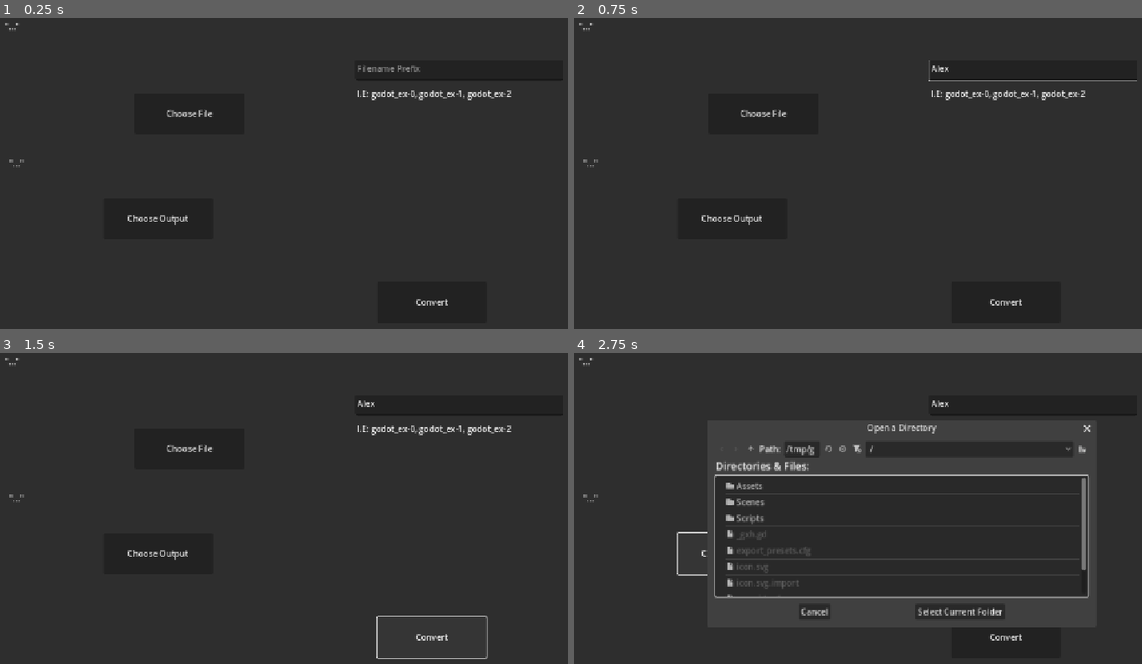
Above: before the commit, frames 1-4 (two rows, left to right).
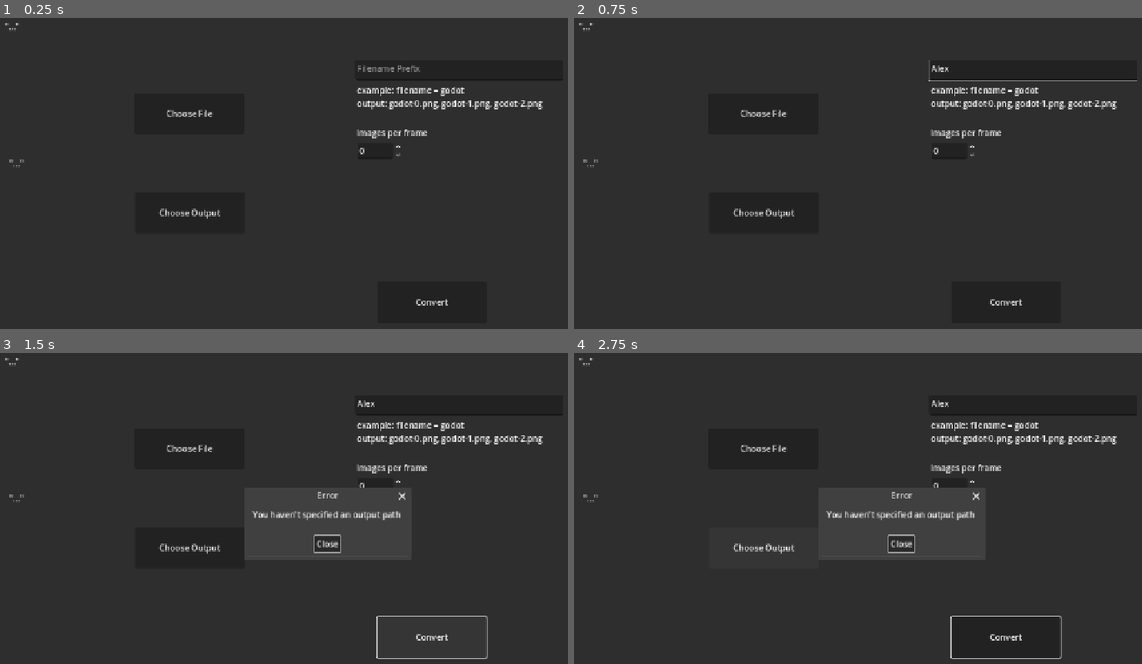
Above: after the commit, the same moments.

Repository: Gh0ko/frame2osu
Game: Godot game, scene res://Scenes/MainUI.tscn
Same seed, same stepped clock (60 frames per second), same inputs: the game is played once before the commit and once after it.
Inputs (mouse positions are in pixels of both pictures, inside the frame that each line leads up to):
- Up to frame 1 (0.25 s): no input
- Up to frame 2 (0.75 s): click (1034, 70) at 0.52 s; type "Alex" at 0.6 s
- Up to frame 3 (1.5 s): click "Convert" at 1.25 s
- Up to frame 4 (2.75 s): click "Choose Output" at 2 s

The runs differ from the first frame. In frame 1, 1.5% of the frame differs, in the area x 22-96%, y 22-67%; in frame 2, 1.5%; in frame 3, 2.3%; in frame 4, 7.5%, in the area x 18-96%, y 22-99%.

Commit message:
Full FFMPEG conversion

Diff:
--- a/Scenes/MainUI.tscn
+++ b/Scenes/MainUI.tscn
@@ -12,13 +12,31 @@
 grow_vertical = 2
 script = ExtResource("1_xh0hd")
 
+[node name="Framerate" type="Label" parent="."]
+layout_mode = 0
+offset_left = 694.0
+offset_top = 228.0
+offset_right = 775.0
+offset_bottom = 251.0
+text = "Images per frame"
+
+[node name="Frameratebox" type="SpinBox" parent="."]
+layout_mode = 0
+offset_left = 696.0
+offset_top = 259.0
+offset_right = 782.563
+offset_bottom = 290.0
+max_value = 1000.0
+rounded = true
+
 [node name="Label" type="Label" parent="."]
 layout_mode = 0
 offset_left = 695.0
-offset_top = 153.0
-offset_right = 916.0
-offset_bottom = 176.0
-text = "I.E: godot_ex-0, godot_ex-1, godot_ex-2"
+offset_top = 146.0
+offset_right = 1051.0
+offset_bottom = 195.0
+text = "example: filename = godot
+output: godot-0.png, godot-1.png, godot-2.png"
 
 [node name="Filename" type="TextEdit" parent="."]
 layout_mode = 0
@@ -48,10 +66,10 @@
 
 [node name="OutputButton" type="Button" parent="."]
 layout_mode = 0
-offset_left = 209.0
-offset_top = 365.0
-offset_right = 419.0
-offset_bottom = 444.0
+offset_left = 270.0
+offset_top = 354.0
+offset_right = 480.0
+offset_bottom = 433.0
 text = "Choose Output"
 
 [node name="OutputDialogue" type="FileDialog" parent="OutputButton"]
@@ -103,13 +121,11 @@
 
 [node name="AcceptDialog" type="AcceptDialog" parent="."]
 
-[node name="Sprite2D" type="Sprite2D" parent="."]
-position = Vector2(457, 174)
-
+[connection signal="value_changed" from="Frameratebox" to="." method="_on_frameratebox_value_changed"]
 [connection signal="text_changed" from="Filename" to="." method="_on_filename_text_changed"]
 [connection signal="pressed" from="OutputButton" to="." method="_on_output_button_pressed"]
 [connection signal="dir_selected" from="OutputButton/OutputDialogue" to="." method="_on_output_dialogue_dir_selected"]
 [connection signal="pressed" from="FileButton" to="." method="_on_button_pressed"]
 [connection signal="file_selected" from="FileButton/FileDialog" to="." method="_on_file_dialog_file_selected"]
-[connection signal="pressed" from="ConvertButton" to="." method="_on_button_2_pressed"]
+[connection signal="pressed" from="ConvertButton" to="." method="_on_convert_button_pressed"]
 [connection signal="finished" from="VideoStreamPlayer" to="." method="_on_video_stream_player_finished"]
--- a/Scripts/Crop.gd
+++ b/Scripts/Crop.gd
@@ -9,7 +9,7 @@
 var filename : String
 var inputfile : String
 var outputfile : String
-var frames : Array = []
+var framerate : String
 
 func _ready():
 	Dialog.access = FileDialog.ACCESS_FILESYSTEM
@@ -24,36 +24,26 @@
 				get_viewport().set_input_as_handled()
 
 
-func _process(delta: float) -> void:
-	if streamplayer.is_playing():
-		var tex = streamplayer.get_video_texture()
-		if tex:
-			var img = tex.get_image()
-			if img and not img.is_empty():
-				frames.append(img.duplicate())
-
-
 func _on_file_dialog_file_selected(path: String) -> void:
-	frames = []
 	inputfile = path
 	$FileLabel.text = inputfile
-	outputfile = path.get_basename() + ".ogv"
-	if !FileAccess.file_exists(outputfile):
-		push_error("No se pudo convertir el archivo.")
 
 func convert_gif_to_ogv(input_path: String, output_path: String):
 	var ffmpeg_path = get_ffmpeg_path()
+	var padding = get_padding()
 	var args = [
-		"-y",
+		"-r", "1",
 		"-i", input_path,
-		"-c:v", "libtheora",
-		"-q:v", "7",
-		output_path
+		"-r", framerate,
+		output_path,
 	]
-
 	var result = OS.execute(ffmpeg_path, args,[], false)
 	if result != 0:
 		push_error("Error ejecutando FFmpeg (código " + str(result) + ")")
+
+func get_padding():
+	var image_width = "iw"
+	var image_heigth = "ih"
 
 func get_ffmpeg_path() -> String:
 	var os_name = OS.get_name()
@@ -67,42 +57,41 @@
 			push_error("Sistema operativo no soportado")
 			return ""
 
+func _on_convert_button_pressed() -> void:
+	if !inputfile:
+		popup.title = "Error"
+		popup.dialog_text = "You haven't specified a file to convert"
+		popup.ok_button_text = "Close"
+		popup.popup_centered()
+	if !exportpath:
+		popup.title = "Error"
+		popup.dialog_text = "You haven't specified an output path"
+		popup.ok_button_text = "Close"
+		popup.popup_centered()
+	elif !filename:
+		popup.title = "Error"
+		popup.dialog_text = "You haven't specified a filename"
+		popup.ok_button_text = "Close"
+		popup.popup_centered()
+	elif !framerate:
+		popup.title = "Error"
+		popup.dialog_text = "You haven't specified a framerate"
+		popup.ok_button_text = "Close"
+		popup.popup_centered()
+	else:
+		outputfile = exportpath + "/" + filename + "-%d.png"
+		print(inputfile)
+		print(outputfile)
+		convert_gif_to_ogv(inputfile, outputfile)
+
 func _on_button_pressed() -> void:
 	Dialog.popup_centered()
-
-
-
-func _on_button_2_pressed() -> void:
-	print(inputfile)
-	print(outputfile)
-	convert_gif_to_ogv(inputfile, outputfile)
-	if FileAccess.file_exists(outputfile):
-		streamplayer.stream = VideoStreamTheora.new()
-		streamplayer.stream = load(outputfile)
-		streamplayer.play()
-
-
 func _on_output_button_pressed() -> void:
 	Output.popup_centered()
-
-
-
 func _on_output_dialogue_dir_selected(dir: String) -> void:
 	exportpath = dir
 	$OutputLabel.text = dir
-
-
 func _on_filename_text_changed() -> void:
 	filename = textedit.text
-
-
-func _on_video_stream_player_finished() -> void:
-	for x in frames.size():
-		var texture = frames[x]
-		if exportpath and filename:
-			texture.save_png(exportpath + "/"+ filename + "-" + str(x)+ ".png")
-		else:
-			popup.title = "Error"
-			popup.dialog_text = "You haven't specified an output path or filename"
-			popup.ok_button_text = "Close"
-			popup.popup_centered()
+func _on_frameratebox_value_changed(value: float) -> void:
+	framerate = str(value)
